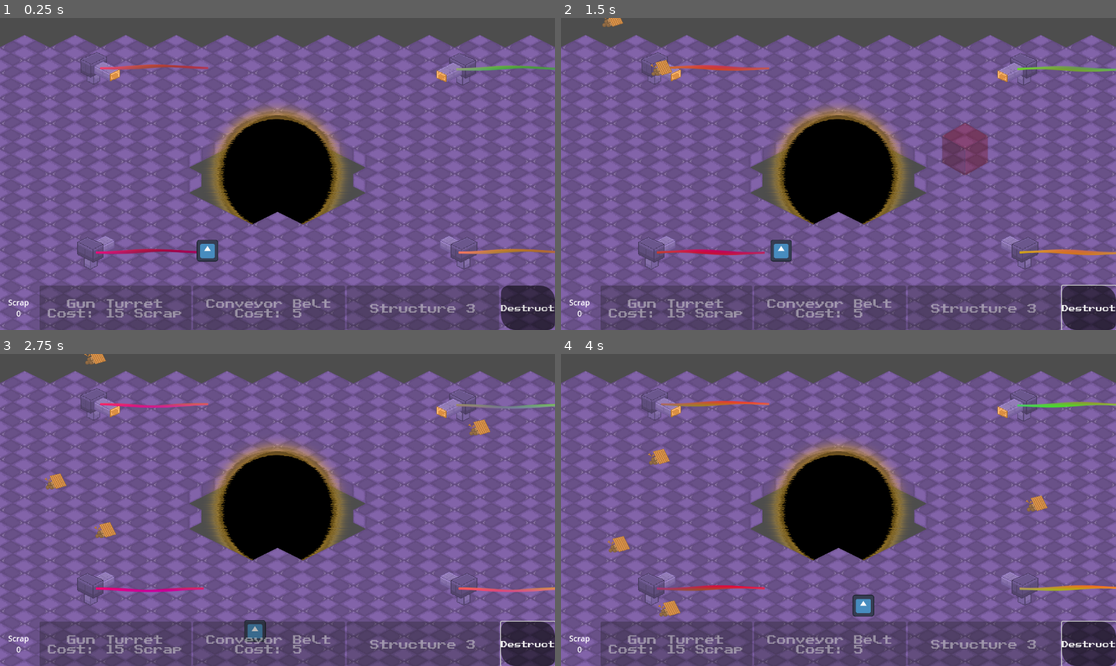
Above: before the commit, frames 1-4 (two rows, left to right).
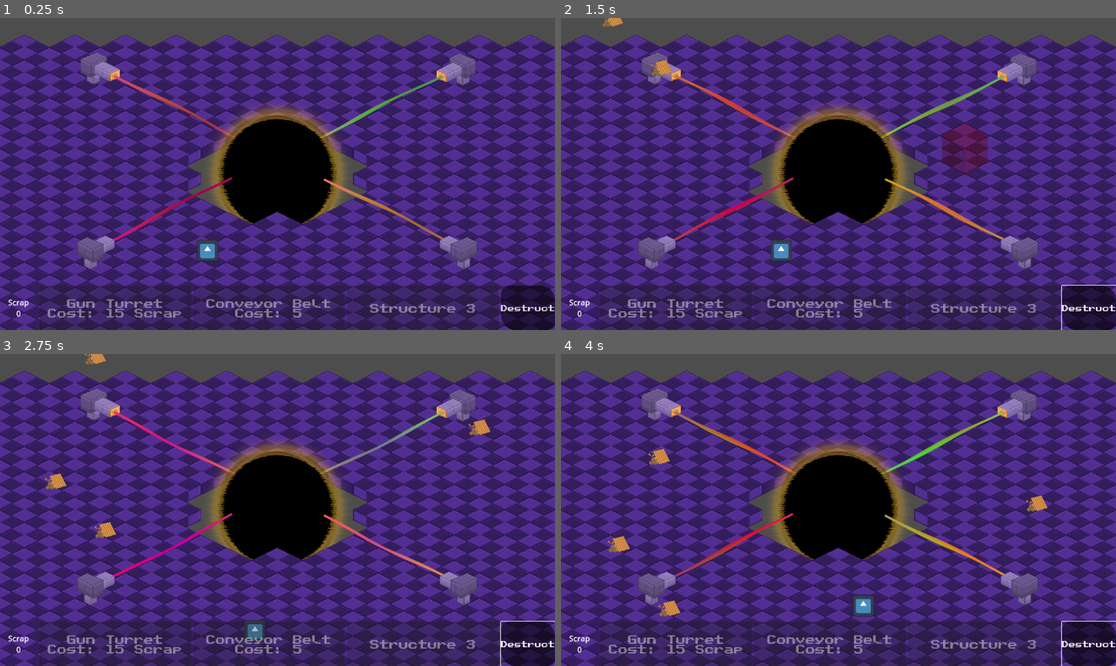
Above: after the commit, the same moments.

Repository: jkostello/Godot-Wild-Jam-69
Game: Godot game, scene res://level.tscn
The game is run twice, just before and just after one commit, with the same random seed, the same clock (stepped at 60 frames per second) and the same inputs. The engine's default icon, where the game draws it, is replaced by a stand-in: a white triangle on a blue panel in a dark square. Sound files missing from this copy of the repository are replaced by a short silence.
Inputs (mouse positions are in pixels of both pictures, inside the frame that each line leads up to):
- Up to frame 1 (0.25 s): no input
- Up to frame 2 (1.5 s): click "Destruct" at 0.5 s; tap Enter at 1.25 s; move the mouse to (960, 158) at 1.27 s; hold D (right) from 1.28 s (still down); hold Space (deselect) from 1.28 s (still down); click (960, 158) at 1.42 s
- Up to frame 3 (2.75 s): move the mouse to (166, 525) at 2.02 s; release D (right) at 2.03 s; release Space (deselect) at 2.03 s; hold S (down) from 2.03 s (still down); tap 1 (select_structure_1) at 2.1 s
- Up to frame 4 (4 s): move the mouse to (894, 441) at 2.77 s; release S (down) at 2.78 s; hold D (right) 2.78-3.53 s; tap 2 (select_structure_2) at 2.85 s; move the mouse to (810, 572) at 3.52 s; hold W (up) from 3.53 s (still down); tap 3 (select_structure_3) at 3.6 s; click (810, 572) at 3.67 s

The runs differ from the first frame. In frame 1, 81% of the frame differs, in the area x 0-100%, y 5-100%; in frame 2, 81%; in frame 3, 81%; in frame 4, 80%.

Commit message:
floor texture

Diff:
--- a/laser.gd
+++ b/laser.gd
@@ -3,6 +3,7 @@
 @export var durability := 100.0
 @onready var player = get_node("/root/Level/Player")
 @onready var structure_handler = get_node("/root/Level/CanvasLayer/structure_handler")
+@onready var beam : ColorRect = $ColorRect
 
 var colliding_enemies := 0
 var repairing := false
@@ -24,6 +25,8 @@
 		durability += 1
 
 
+
+
 # Enable player repairing or add enemy
 func _on_area_2d_body_entered(body):
 	if (body == player):
--- a/laser.tscn
+++ b/laser.tscn
@@ -1,12 +1,11 @@
-[gd_scene load_steps=10 format=3 uid="uid://bgj4vp25lv1gd"]
+[gd_scene load_steps=11 format=3 uid="uid://bgj4vp25lv1gd"]
 
 [ext_resource type="Script" path="res://laser.gd" id="1_gukvq"]
+[ext_resource type="Shader" path="res://laser.gdshader" id="2_4okvl"]
 [ext_resource type="Texture2D" uid="uid://2itn8dr0x1kw" path="res://LASER1.png" id="2_e7556"]
 [ext_resource type="Texture2D" uid="uid://cm5narplwkj73" path="res://LASER2.png" id="3_j1jp5"]
 [ext_resource type="Texture2D" uid="uid://d0u61dmfhmavg" path="res://LASER12.png" id="4_2kyal"]
 [ext_resource type="AudioStream" uid="uid://buy6fgiukihsg" path="res://laser break.wav" id="5_r2q0y"]
-[ext_resource type="Shader" path="res://laser.gdshader" id="2_4okvl"]
-
 
 [sub_resource type="CapsuleShape2D" id="CapsuleShape2D_2eaqh"]
 radius = 63.4942
@@ -15,6 +14,23 @@
 [sub_resource type="CapsuleShape2D" id="CapsuleShape2D_ewvee"]
 radius = 34.8745
 height = 235.427
+
+[sub_resource type="ShaderMaterial" id="ShaderMaterial_v0e74"]
+resource_local_to_scene = true
+shader = ExtResource("2_4okvl")
+shader_parameter/resolution = Vector2(600, 400)
+shader_parameter/line_primary_color = Color(0.08, 0.85, 0.4, 1)
+shader_parameter/line_secondary_color = Color(0.85, 0.5, 0.25, 1)
+shader_parameter/line_tertiary_color = Color(0.8, 0.1, 0.35, 1)
+shader_parameter/color_gradient_pos = 0.5
+shader_parameter/line_thickness = 0.1
+shader_parameter/color_change_speed = 0.8
+shader_parameter/color_change_amplitude = 0.69
+shader_parameter/wave_speed = 1.5
+shader_parameter/wave_amplitude = 0.2
+shader_parameter/wave_frequency = 3.0
+shader_parameter/wave_offset = 1.8
+shader_parameter/iterations = 4
 
 [sub_resource type="SpriteFrames" id="SpriteFrames_83u5x"]
 animations = [{
@@ -33,26 +49,8 @@
 "speed": 5.0
 }]
 
-[sub_resource type="ShaderMaterial" id="ShaderMaterial_v0e74"]
-resource_local_to_scene = true
-shader = ExtResource("2_4okvl")
-shader_parameter/resolution = Vector2(600, 400)
-shader_parameter/line_primary_color = Color(0.08, 0.85, 0.4, 1)
-shader_parameter/line_secondary_color = Color(0.85, 0.5, 0.25, 1)
-shader_parameter/line_tertiary_color = Color(0.8, 0.1, 0.35, 1)
-shader_parameter/color_gradient_pos = 0.5
-shader_parameter/line_thickness = 0.1
-shader_parameter/color_change_speed = 0.8
-shader_parameter/color_change_amplitude = 0.69
-shader_parameter/wave_speed = 1.5
-shader_parameter/wave_amplitude = 0.2
-shader_parameter/wave_frequency = 3.0
-shader_parameter/wave_offset = 1.8
-shader_parameter/iterations = 4
-
 [node name="Laser" type="Node2D" groups=["Laser"]]
 script = ExtResource("1_gukvq")
-durability = 1.0
 
 [node name="Area2D" type="Area2D" parent="."]
 position = Vector2(7, 57)
@@ -73,18 +71,18 @@
 rotation = -0.0315904
 shape = SubResource("CapsuleShape2D_ewvee")
 
+[node name="ColorRect" type="ColorRect" parent="."]
+material = SubResource("ShaderMaterial_v0e74")
+offset_top = -40.0
+offset_right = 808.0
+offset_bottom = 40.0
+
 [node name="AnimatedSprite2D" type="AnimatedSprite2D" parent="."]
 sprite_frames = SubResource("SpriteFrames_83u5x")
 
 [node name="AudioStreamPlayer" type="AudioStreamPlayer" parent="."]
 stream = ExtResource("5_r2q0y")
 
-[node name="ColorRect" type="ColorRect" parent="."]
-material = SubResource("ShaderMaterial_v0e74")
-offset_top = -40.0
-offset_right = 640.0
-offset_bottom = 40.0
-
 [connection signal="body_entered" from="Area2D" to="." method="_on_area_2d_body_entered"]
 [connection signal="body_exited" from="Area2D" to="." method="_on_area_2d_body_exited"]
 [connection signal="finished" from="AudioStreamPlayer" to="." method="_on_audio_stream_player_finished"]
--- a/level.tscn
+++ b/level.tscn
@@ -6,6 +6,7 @@
 [ext_resource type="PackedScene" uid="uid://xn4epdl40krm" path="res://void.tscn" id="3_gfdxi"]
 [ext_resource type="PackedScene" uid="uid://bgj4vp25lv1gd" path="res://laser.tscn" id="4_t28y2"]
 [ext_resource type="PackedScene" uid="uid://bkwa8366unv8y" path="res://player.tscn" id="5_w3uvl"]
+[ext_resource type="Shader" path="res://laser.gdshader" id="7_fv8rl"]
 
 [sub_resource type="NavigationPolygon" id="NavigationPolygon_j53cu"]
 vertices = PackedVector2Array(150, 0, 0, 75, -150, 0, 0, -75)
@@ -16,9 +17,10 @@
 
 [sub_resource type="TileSetAtlasSource" id="TileSetAtlasSource_1fq3d"]
 texture = ExtResource("3_c7bgw")
-texture_region_size = Vector2i(300, 225)
+margins = Vector2i(0, 72)
+texture_region_size = Vector2i(300, 212)
 0:0/0 = 0
-0:0/0/texture_origin = Vector2i(0, -37)
+0:0/0/texture_origin = Vector2i(0, -29)
 0:0/0/navigation_layer_0/polygon = SubResource("NavigationPolygon_j53cu")
 
 [sub_resource type="TileSet" id="TileSet_ajha4"]
@@ -26,6 +28,74 @@
 tile_size = Vector2i(300, 150)
 navigation_layer_0/layers = 1
 sources/2 = SubResource("TileSetAtlasSource_1fq3d")
+
+[sub_resource type="ShaderMaterial" id="ShaderMaterial_bpbao"]
+resource_local_to_scene = true
+shader = ExtResource("7_fv8rl")
+shader_parameter/resolution = Vector2(600, 400)
+shader_parameter/line_primary_color = Color(0.08, 0.85, 0.4, 1)
+shader_parameter/line_secondary_color = Color(0.85, 0.5, 0.25, 1)
+shader_parameter/line_tertiary_color = Color(0.8, 0.1, 0.35, 1)
+shader_parameter/color_gradient_pos = 0.5
+shader_parameter/line_thickness = 0.1
+shader_parameter/color_change_speed = 0.8
+shader_parameter/color_change_amplitude = 0.69
+shader_parameter/wave_speed = 1.5
+shader_parameter/wave_amplitude = 0.2
+shader_parameter/wave_frequency = 3.0
+shader_parameter/wave_offset = 1.8
+shader_parameter/iterations = 4
+
+[sub_resource type="ShaderMaterial" id="ShaderMaterial_puidh"]
+resource_local_to_scene = true
+shader = ExtResource("7_fv8rl")
+shader_parameter/resolution = Vector2(600, 400)
+shader_parameter/line_primary_color = Color(0.08, 0.85, 0.4, 1)
+shader_parameter/line_secondary_color = Color(0.85, 0.5, 0.25, 1)
+shader_parameter/line_tertiary_color = Color(0.8, 0.1, 0.35, 1)
+shader_parameter/color_gradient_pos = 0.5
+shader_parameter/line_thickness = 0.1
+shader_parameter/color_change_speed = 0.8
+shader_parameter/color_change_amplitude = 0.69
+shader_parameter/wave_speed = 1.5
+shader_parameter/wave_amplitude = 0.2
+shader_parameter/wave_frequency = 3.0
+shader_parameter/wave_offset = 1.8
+shader_parameter/iterations = 4
+
+[sub_resource type="ShaderMaterial" id="ShaderMaterial_cojwc"]
+resource_local_to_scene = true
+shader = ExtResource("7_fv8rl")
+shader_parameter/resolution = Vector2(600, 400)
+shader_parameter/line_primary_color = Color(0.08, 0.85, 0.4, 1)
+shader_parameter/line_secondary_color = Color(0.85, 0.5, 0.25, 1)
+shader_parameter/line_tertiary_color = Color(0.8, 0.1, 0.35, 1)
+shader_parameter/color_gradient_pos = 0.5
+shader_parameter/line_thickness = 0.1
+shader_parameter/color_change_speed = 0.8
+shader_parameter/color_change_amplitude = 0.69
+shader_parameter/wave_speed = 1.5
+shader_parameter/wave_amplitude = 0.2
+shader_parameter/wave_frequency = 3.0
+shader_parameter/wave_offset = 1.8
+shader_parameter/iterations = 4
+
+[sub_resource type="ShaderMaterial" id="ShaderMaterial_iu7sj"]
+resource_local_to_scene = true
+shader = ExtResource("7_fv8rl")
+shader_parameter/resolution = Vector2(600, 400)
+shader_parameter/line_primary_color = Color(0.08, 0.85, 0.4, 1)
+shader_parameter/line_secondary_color = Color(0.85, 0.5, 0.25, 1)
+shader_parameter/line_tertiary_color = Color(0.8, 0.1, 0.35, 1)
+shader_parameter/color_gradient_pos = 0.5
+shader_parameter/line_thickness = 0.1
+shader_parameter/color_change_speed = 0.8
+shader_parameter/color_change_amplitude = 0.69
+shader_parameter/wave_speed = 1.5
+shader_parameter/wave_amplitude = 0.2
+shader_parameter/wave_frequency = 3.0
+shader_parameter/wave_offset = 1.8
+shader_parameter/iterations = 4
 
 [node name="Level" type="Node2D"]
 script = ExtResource("1_fnxtp")
@@ -50,19 +120,29 @@
 [node name="Void" parent="TileMap" instance=ExtResource("3_gfdxi")]
 
 [node name="Laser" parent="." instance=ExtResource("4_t28y2")]
+y_sort_enabled = true
 position = Vector2(-1078, 466)
 
-[node name="Area2D" parent="Laser" index="1"]
+[node name="Area2D" parent="Laser" index="0"]
 position = Vector2(22, 14)
 rotation = 1.1143
 
+[node name="ColorRect" parent="Laser" index="1"]
+material = SubResource("ShaderMaterial_bpbao")
+offset_left = 75.0
+offset_top = -102.0
+offset_right = 883.0
+offset_bottom = -22.0
+rotation = -0.483485
+
 [node name="AnimatedSprite2D" parent="Laser" index="2"]
 frame = 1
 
 [node name="Laser2" parent="." instance=ExtResource("4_t28y2")]
+y_sort_enabled = true
 position = Vector2(-1051, -628)
 
-[node name="Area2D" parent="Laser2" index="1"]
+[node name="Area2D" parent="Laser2" index="0"]
 position = Vector2(49, 100)
 rotation = 0.515566
 
@@ -74,6 +154,15 @@
 position = Vector2(-26.0133, 25.0861)
 rotation = -1.63509
 
+[node name="ColorRect" parent="Laser2" index="1"]
+z_index = 1
+material = SubResource("ShaderMaterial_puidh")
+offset_left = 100.0
+offset_top = 11.0
+offset_right = 908.0
+offset_bottom = 91.0
+rotation = 0.473645
+
 [node name="AnimatedSprite2D" parent="Laser2" index="2"]
 frame = 2
 flip_h = true
@@ -81,9 +170,17 @@
 [node name="Laser3" parent="." instance=ExtResource("4_t28y2")]
 position = Vector2(1074, 466)
 
-[node name="Area2D" parent="Laser3" index="1"]
+[node name="Area2D" parent="Laser3" index="0"]
 position = Vector2(10, 37)
 rotation = 2.10447
+
+[node name="ColorRect" parent="Laser3" index="1"]
+material = SubResource("ShaderMaterial_cojwc")
+offset_left = -780.0
+offset_top = -470.0
+offset_right = 27.9999
+offset_bottom = -390.0
+rotation = 0.466055
 
 [node name="AnimatedSprite2D" parent="Laser3" index="2"]
 frame = 1
@@ -91,6 +188,15 @@
 
 [node name="Laser4" parent="." instance=ExtResource("4_t28y2")]
 position = Vector2(1059, -622)
+
+[node name="ColorRect" parent="Laser4" index="1"]
+z_index = 1
+material = SubResource("ShaderMaterial_iu7sj")
+offset_left = -823.0
+offset_top = 372.0
+offset_right = -15.0
+offset_bottom = 452.0
+rotation = -0.4659
 
 [node name="AnimatedSprite2D" parent="Laser4" index="2"]
 frame = 2
--- a/void.tscn
+++ b/void.tscn
@@ -7,7 +7,7 @@
 script = ExtResource("1_bbfwi")
 
 [node name="VoidOrbDev1" type="Sprite2D" parent="."]
-z_index = 1
+z_index = 2
 position = Vector2(0, -250)
 texture = ExtResource("1_v1ugm")
 region_enabled = true
Binary file changed: FLOOR1.png
Not shown: 1 places in level.tscn that only renumber resources
